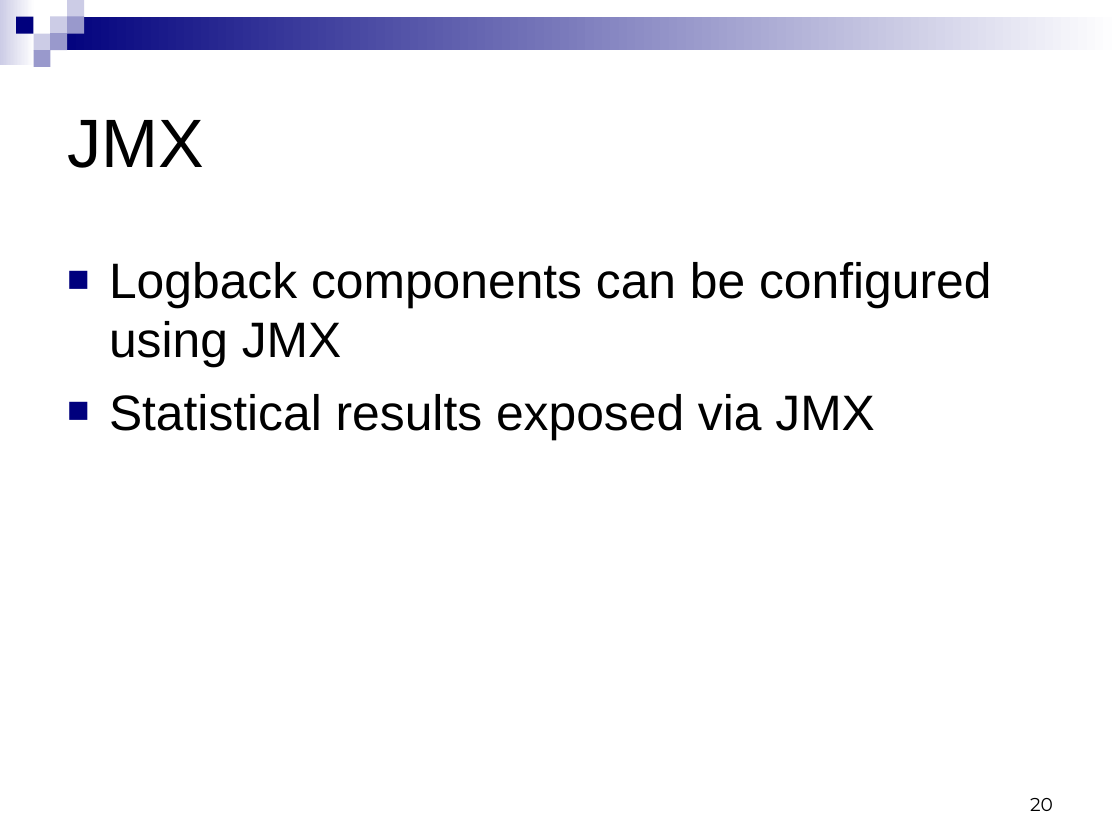
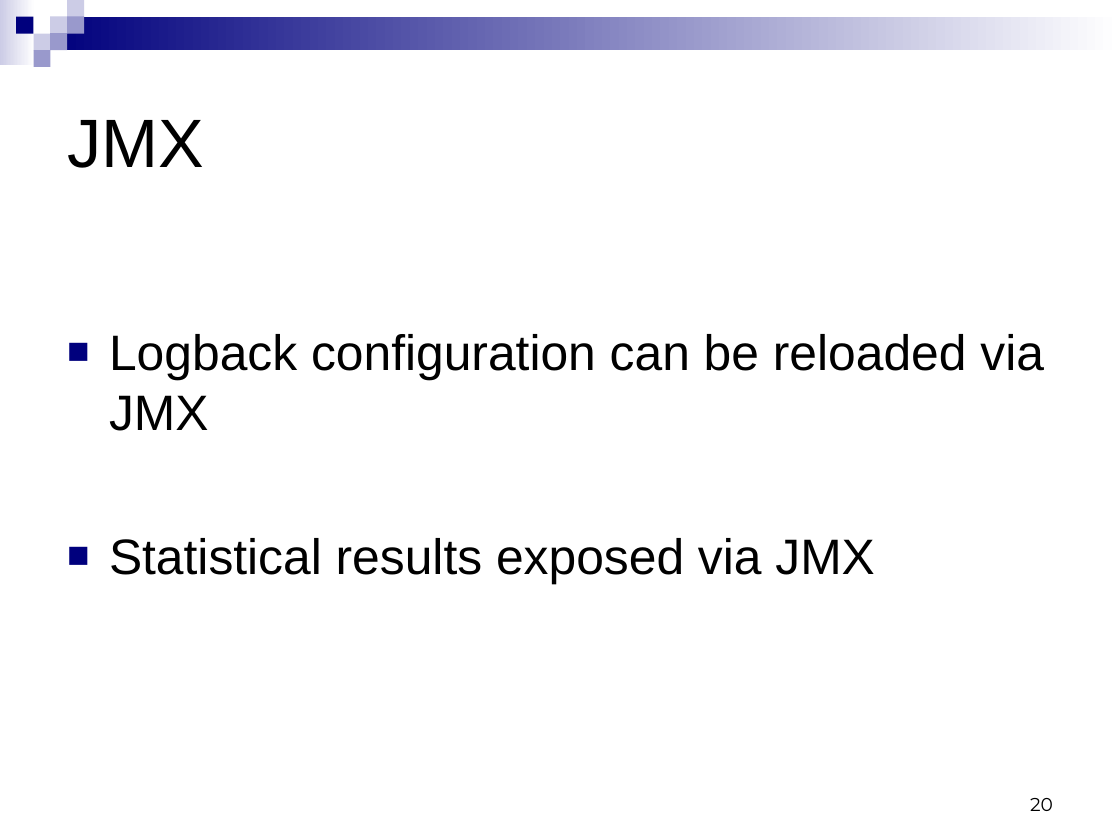
Before and after one commit to qos-ch/logback, a slide deck: slide 20 of logback-site/src/site/resources/logback.ppt. Drawn at 1120x840 pixels with LibreOffice and Linux fonts; fonts in the diff are those of the drawing. Boxes give left, top, right and bottom in pixels: in the first picture for what was removed or moved away, otherwise in the second. Text is boxed around its words. In the diff, an @@ line names an element or a change of style, - is before the commit and + after.

```diff
--- a/logback-site/src/site/resources/logback.ppt
+++ b/logback-site/src/site/resources/logback.ppt
@@ text at (109, 334, 1044, 431): text changed @@
-■ Logback components can be configured using JMX
+■ Logback configuration can be reloaded via JMX
```
Also in this commit, not shown: 4 other slides changed, 40 other files.
